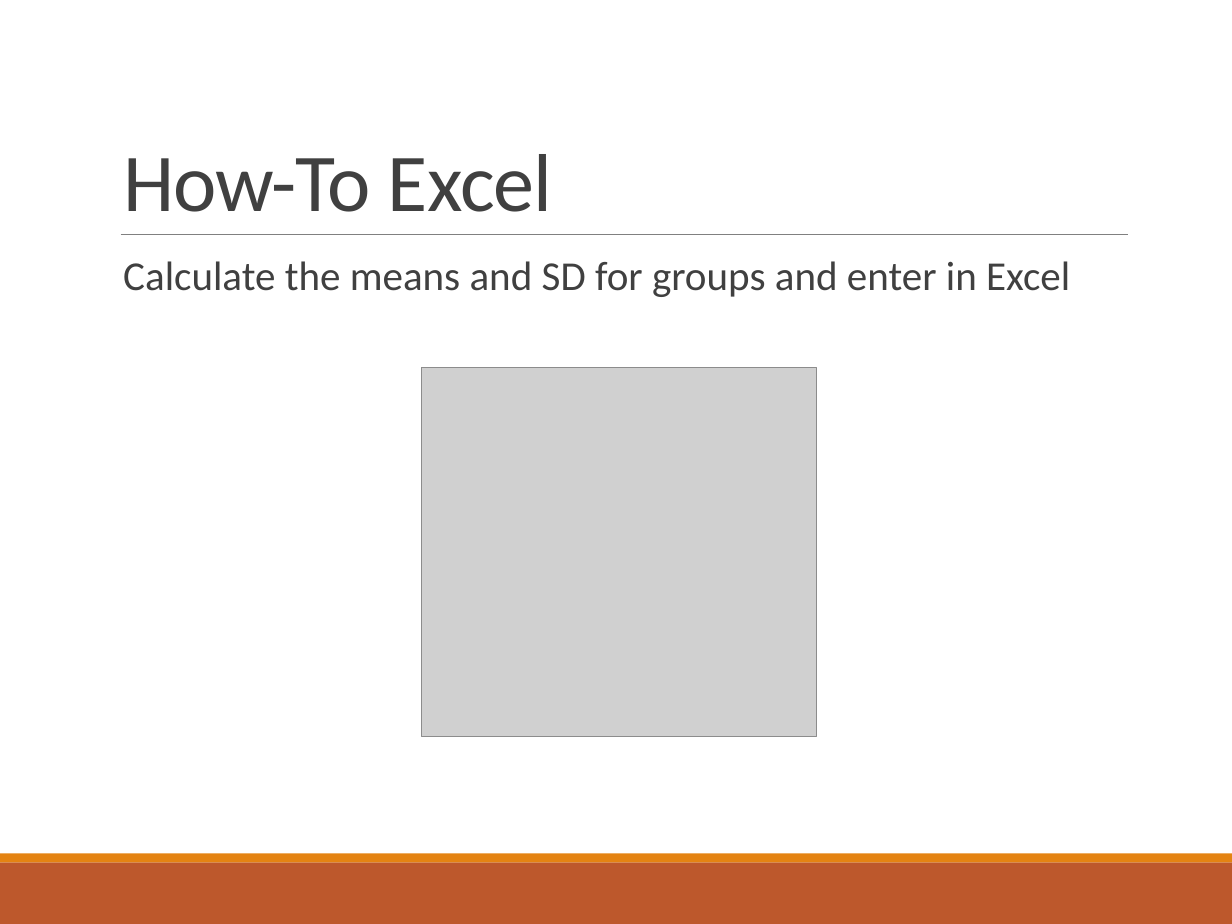
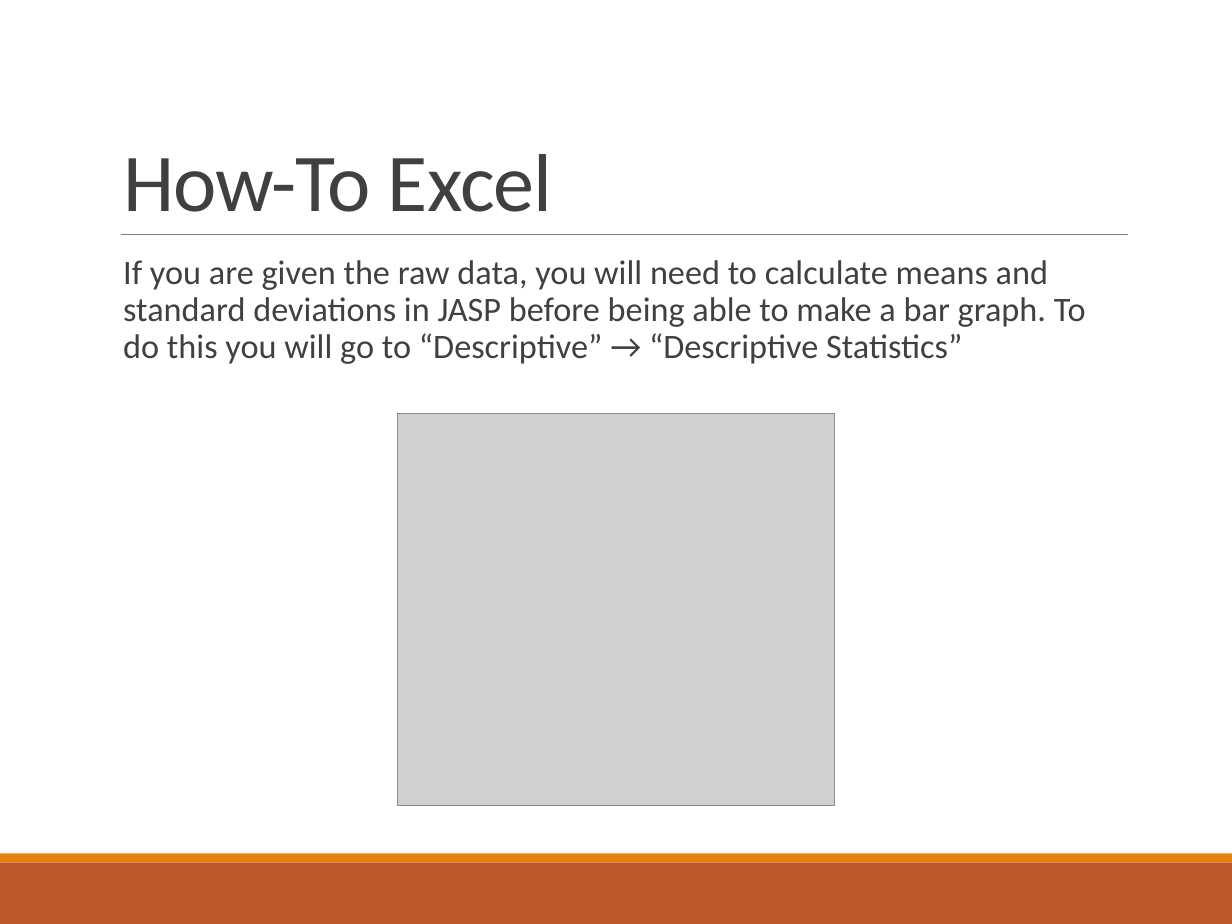
Before and after one commit to doomlab/PSY-200, a slide deck: slide 24 of Fall2018 Lecture Notes/Chapter 3 Lecture.pptx. Drawn at 1232x924 pixels with LibreOffice and Linux fonts; fonts in the diff are those of the drawing; grey boxes stand for pictures. Boxes give left, top, right and bottom in pixels: in the first picture for what was removed or moved away, otherwise in the second. Text is boxed around its words. In the diff, an @@ line names an element or a change of style, - is before the commit and + after.

```diff
--- a/Fall2018 Lecture Notes/Chapter 3 Lecture.pptx
+++ b/Fall2018 Lecture Notes/Chapter 3 Lecture.pptx
@@ text at <box>123,260,1086,364</box>: text changed; size 24 to 20 pt @@
-  Calculate the means and SD for groups and enter in Excel
+  If you are given the raw data, you will need to calculate means and standard deviations in JASP before being able to make a bar graph. To do this you will go to “Descriptive” → “Descriptive Statistics”
@@ picture: place and size @@
-picture at <box>421,367,816,737</box>
+picture at <box>398,414,835,806</box>
```
Also in this commit, not shown: 2 slides added, 1 other file.
